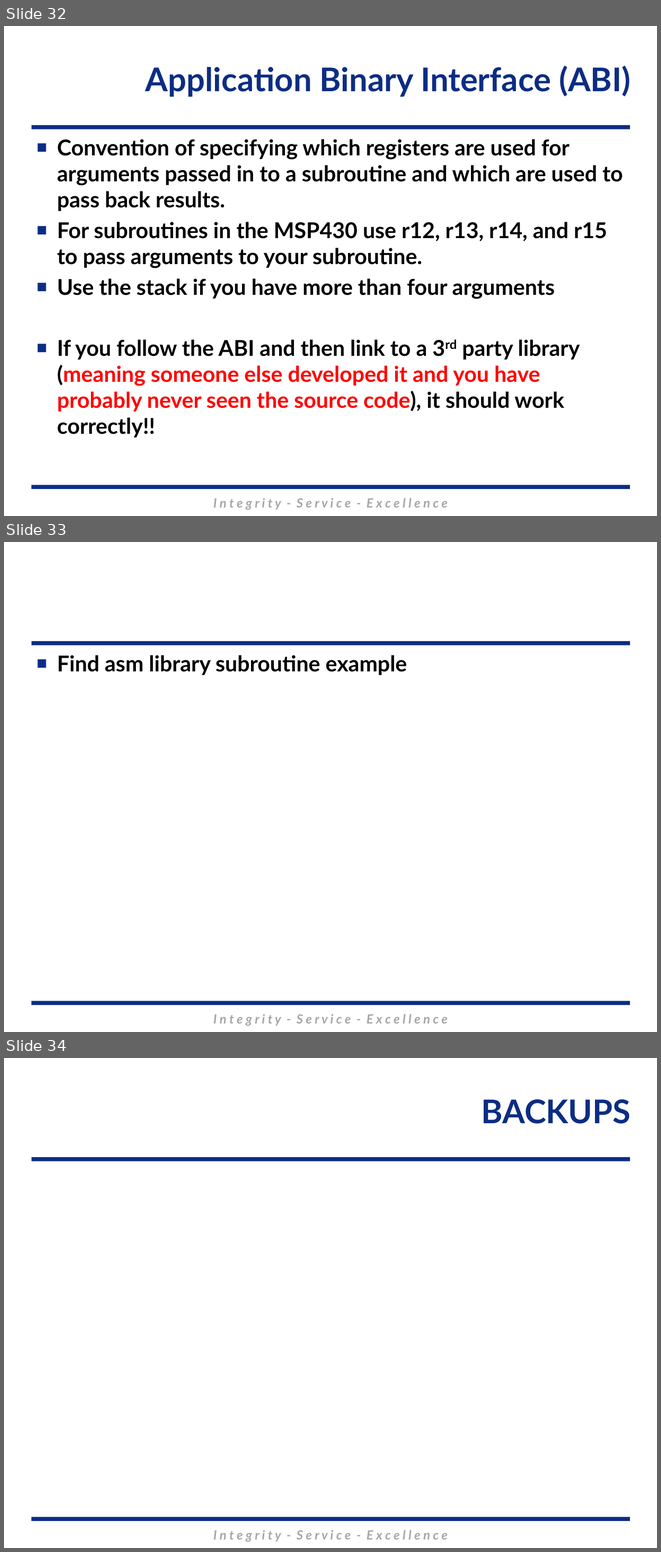
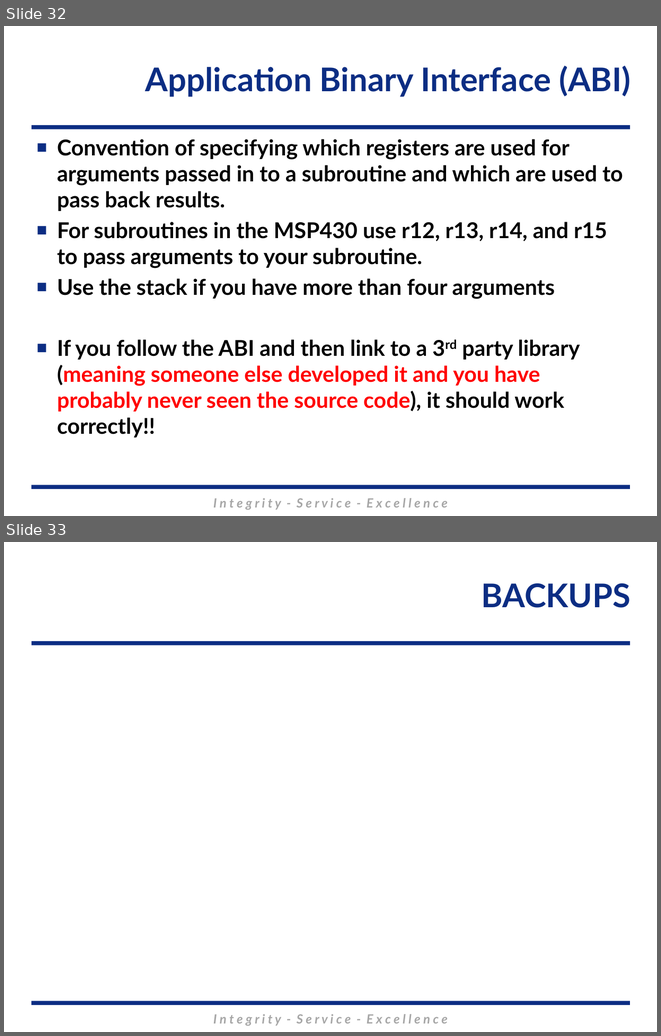
Before and after one commit to MarsUniversity/ECE382, a slide deck: source/lessons/lsn9-10/Lsn9-10.pptx. Shown one above the other, each under a label of ours: slides 32, 33 and 34 before the commit, slides 32 and 33 after it. The pictures are 661x1552 and 661x1036 pixels, drawn with LibreOffice and Linux fonts; fonts in the diff are those of the drawing; background and template pictures are left out. Boxes give left, top, right and bottom in pixels: in the first picture for what was removed or moved away, otherwise in the second. Text is boxed around its words. In the diff, an @@ line names an element or a change of style, - is before the commit and + after.

```diff
--- a/source/lessons/lsn9-10/Lsn9-10.pptx
+++ b/source/lessons/lsn9-10/Lsn9-10.pptx
@@ slide 33 removed at <box>4,542,657,1032</box>, background #FFFFFF; not listed: 3 template elements that a slide beside it also shows @@
@@ text removed at <box>57,655,407,675</box> @@
-■ Find asm library subroutine example
@@ what was slide 34 is now slide 33 @@
```
Also in this commit, not shown: 59 other files.
